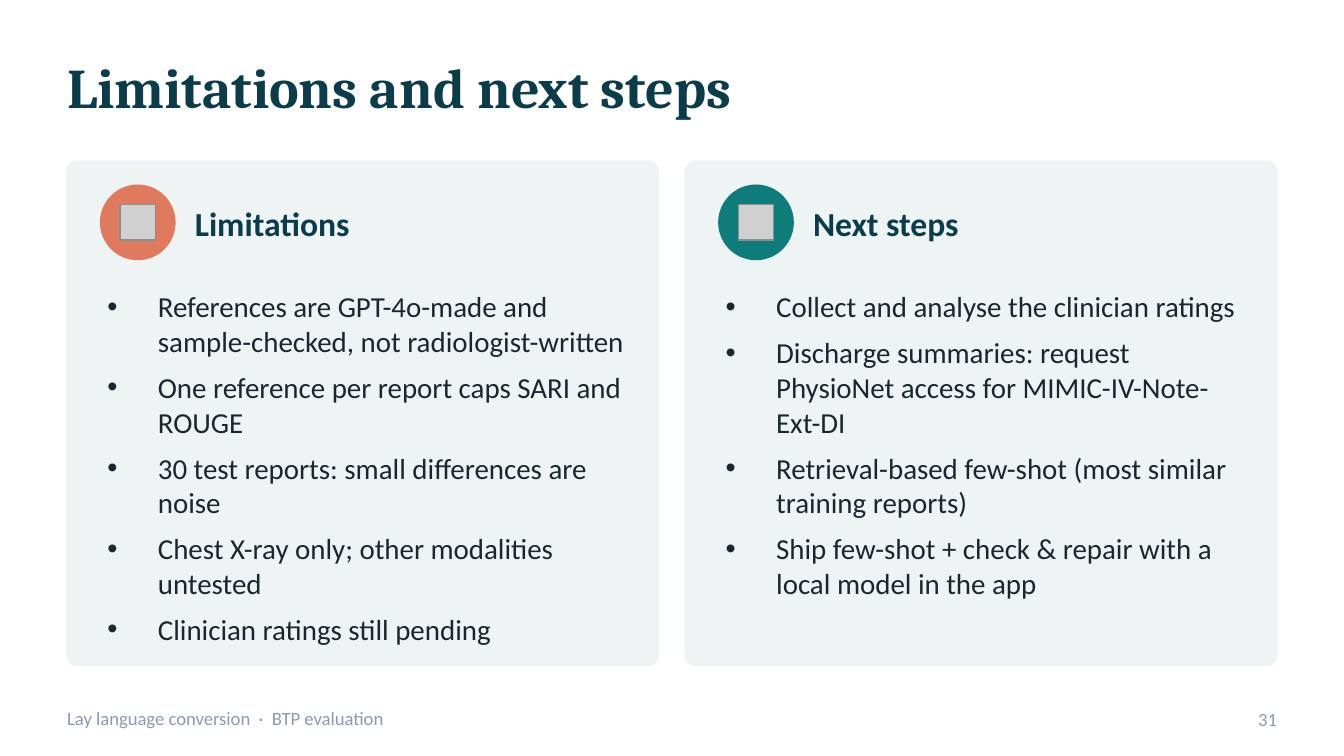
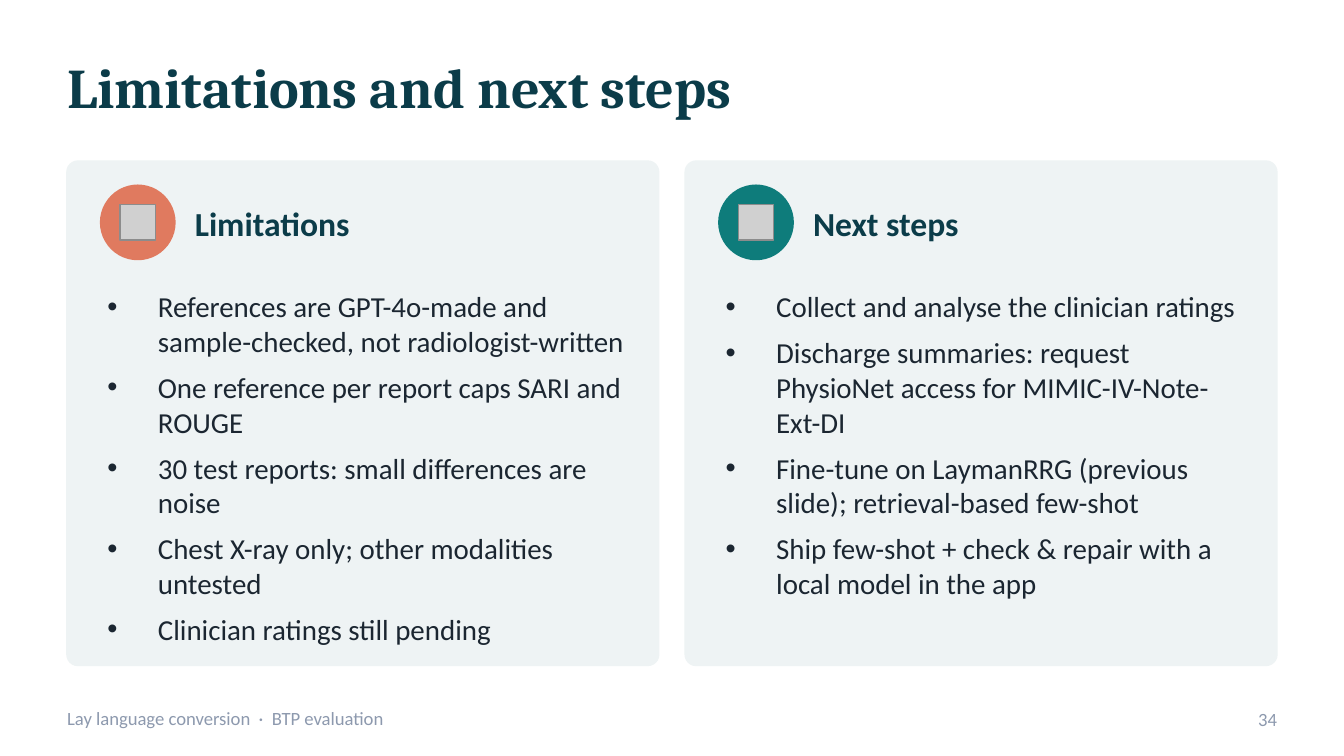
Before and after one commit to bibesgotthevibes/btp-Project, a slide deck: slide 34 of docs/BTP_Lay_Language_Conversion_Evaluation.pptx (slide 31 before the commit). Drawn at 1344x756 pixels with LibreOffice and Linux fonts; fonts in the diff are those of the drawing; grey boxes stand for pictures. Boxes give left, top, right and bottom in pixels: in the first picture for what was removed or moved away, otherwise in the second. Text is boxed around its words. In the diff, an @@ line names an element or a change of style, - is before the commit and + after.

```diff
--- a/docs/BTP_Lay_Language_Conversion_Evaluation.pptx
+++ b/docs/BTP_Lay_Language_Conversion_Evaluation.pptx
@@ text at box(776, 458, 1188, 517): text changed @@
-• Retrieval-based few-shot (most similar training reports)
+• Fine-tune on LaymanRRG (previous slide); retrieval-based few-shot
@@ page number at box(1258, 714, 1277, 726): text changed @@
-31
+34
```
Also in this commit, not shown: 5 other slides changed, 3 slides added, 10 other files.
